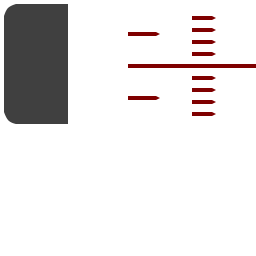
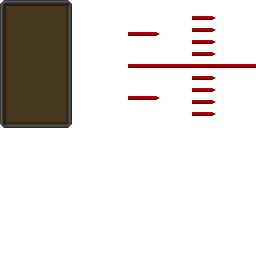
Layered file, before and after one edit (256px x 256px). Changes by layer:
removed group "tank" (2 layers) over [4, 4, 256, 124]
removed layer "Shape 2" from group "tank" over [128, 16, 256, 116]
added group "fluid short" with 2 layers above "tank markers" over [0, 0, 72, 128]
moved "Shape 1" into group "fluid short", painted on it over [0, 0, 72, 128]
added layer "Rectangle 1" in group "fluid short" over [4, 4, 68, 124]
added group "tank markers" with 6 layers above "Layer 1" over [128, 16, 256, 116]
added layer "Rectangle 2" in group "tank markers" over [188, 64, 256, 68]
added layer "Rectangle 4 copy" in group "tank markers" over [192, 64, 256, 68]
added layer "Rectangle 2 copy" in group "tank markers" over [128, 64, 196, 68]
added layer "Rectangle 4" in group "tank markers" over [128, 64, 192, 68]
added layer "Shape 4" in group "tank markers" over [128, 16, 216, 116]
added layer "Rectangle 3" in group "tank markers" over [128, 16, 224, 116]
